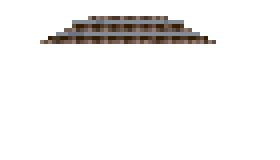
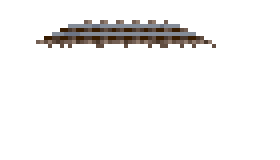
Before/after of a 280px x 160px layered artwork. What changed in the layer stack:
removed layer "Layer 4" over [36, 16, 216, 48]
added layer "Layer 3" above "Layer 1" over [36, 16, 216, 48]
